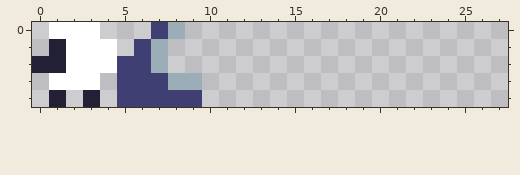
One commit to this pixel-art file: sprites.ase. Above: the version before the commit.
100x5 pixels, 1 frame. Shown: x 0..27, y 0..4.
After:
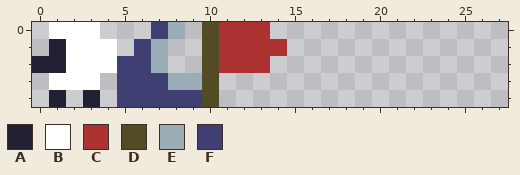
Palette (. is transparent): A #222034  B #ffffff  C #ac3232  D #524b24  E #9badb7  F #3f3f74
Change:
Changed rows in their new state; - is an unchanged pixel.
first column x 10:
0 DCCC-
1 DCCCC
2 DCCC-
3 D----
4 D----
Boxes around the changes in both pictures, in picture pixels (x1, y1, x2, y2):
added: (202, 22, 287, 107)
